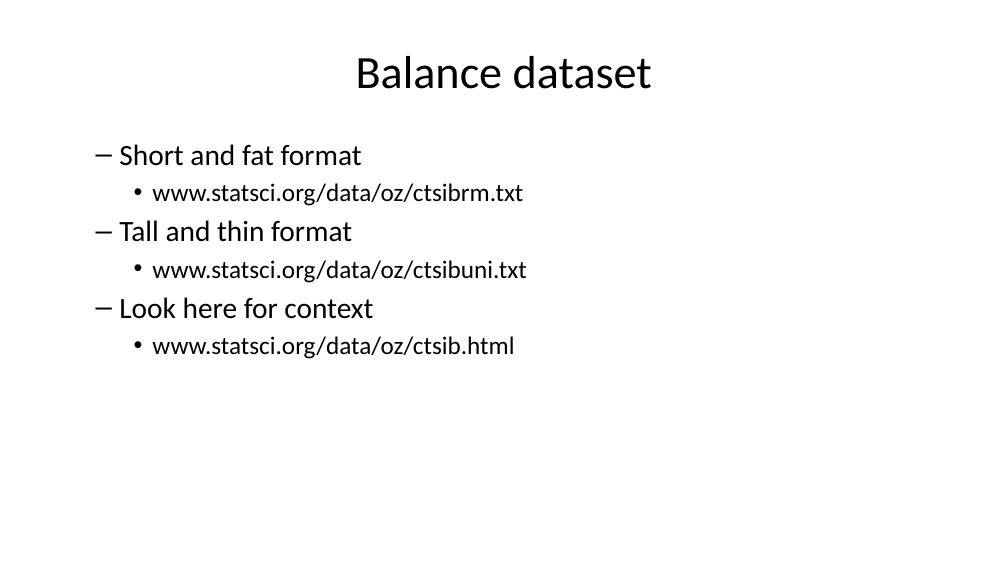
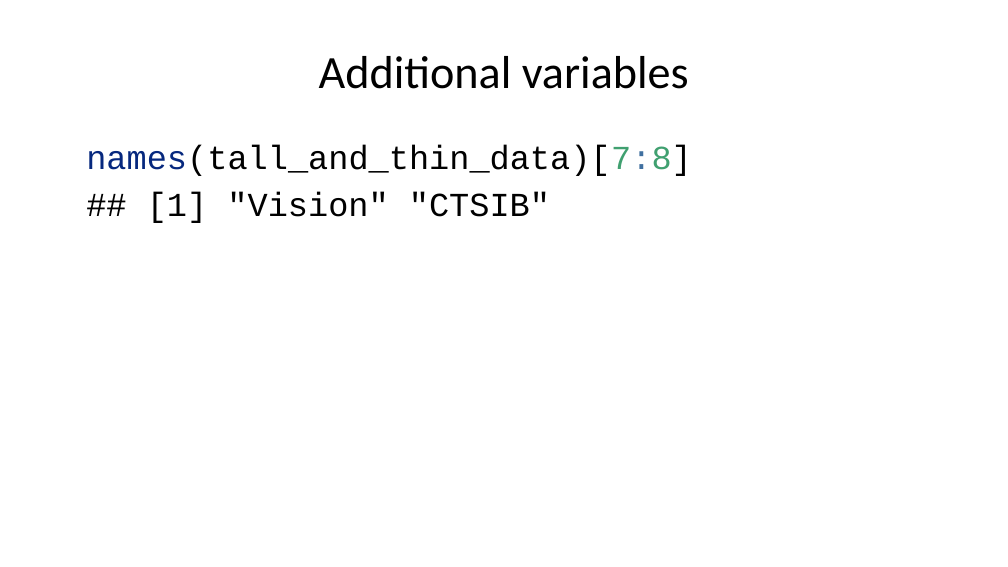
Before and after one commit to pmean/classes, a slide deck: slide 56 of introduction-to-r/results/v06-slides-and-speaker-notes.pptx (slide 46 before the commit). Drawn at 1008x567 pixels with LibreOffice and Linux fonts; fonts in the diff are those of the drawing. Boxes give left, top, right and bottom in pixels: in the first picture for what was removed or moved away, otherwise in the second. Text is boxed around its words. In the diff, an @@ line names an element or a change of style, - is before the commit and + after.

```diff
--- a/introduction-to-r/results/v06-slides-and-speaker-notes.pptx
+++ b/introduction-to-r/results/v06-slides-and-speaker-notes.pptx
@@ title at (319,56,689,89): text changed @@
-Balance dataset
+Additional variables
@@ text at (86,145,692,223): text changed; size 24 to 32 pt; font Calibri to Courier New @@
-  – Short and fat format
-    • www.statsci.org/data/oz/ctsibrm.txt
-  – Tall and thin format
-    • www.statsci.org/data/oz/ctsibuni.txt
-  – Look here for context
-    • www.statsci.org/data/oz/ctsib.html
+names(tall_and_thin_data)[7:8]
+## [1] "Vision" "CTSIB"
```
Also in this commit, not shown: 5 other slides changed, 5 slides added, 3 slides removed, 3 other files.
